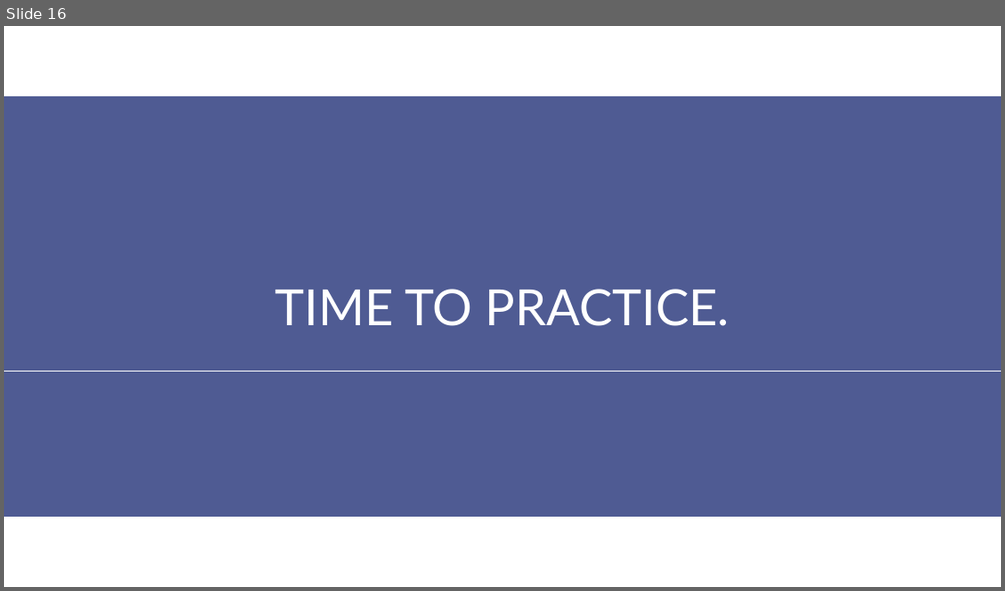
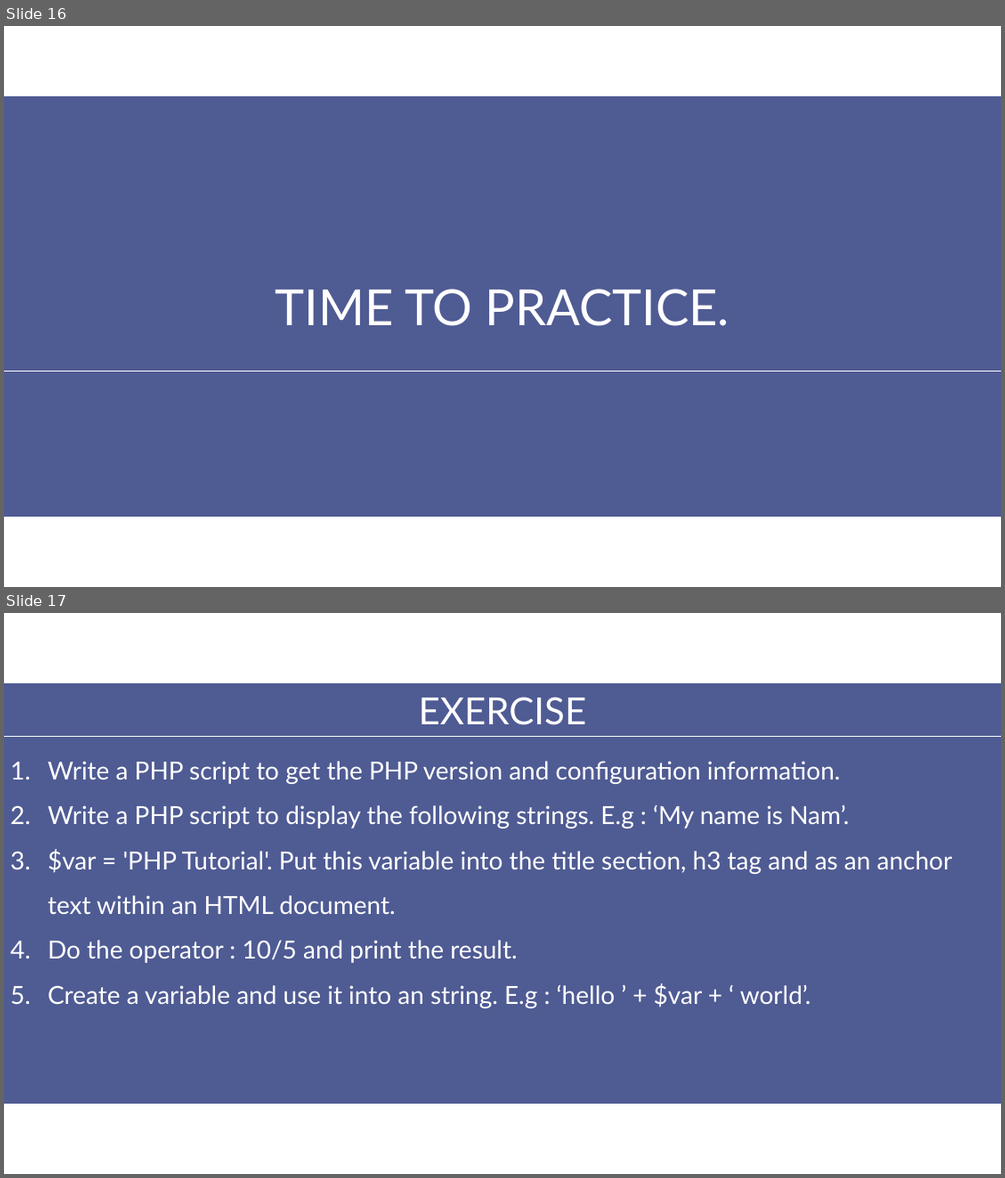
Before and after one commit to aptech-php/aptech-php-course, a slide deck: PHP/slides/1-PHP-Basic.pptx. Shown one above the other, each under a label of ours: slide 16 before the commit, slides 16 and 17 after it. The pictures are 1005x591 and 1005x1178 pixels, drawn with LibreOffice and Linux fonts; fonts in the diff are those of the drawing. Boxes give left, top, right and bottom in pixels: in the first picture for what was removed or moved away, otherwise in the second. Text is boxed around its words. In the diff, an @@ line names an element or a change of style, - is before the commit and + after.

```diff
--- a/PHP/slides/1-PHP-Basic.pptx
+++ b/PHP/slides/1-PHP-Basic.pptx
@@ slide 17 added at (4, 613, 1001, 1174), background #FFFFFF @@
@@ rectangle added at (4, 683, 1001, 1103), fill #4F5B93 @@
@@ text added at (419, 697, 587, 725), 36 pt, text #FFFFFF @@
+EXERCISE
@@ line added from (4, 737) to (1001, 737), #FFFFFF 0.5 pt @@
@@ text added at (48, 761, 953, 1008), 24 pt, text #FFFFFF @@
+1. Write a PHP script to get the PHP version and configuration information.
+2. Write a PHP script to display the following strings. E.g : ‘My name is Nam’.
+3. $var = 'PHP Tutorial'. Put this variable into the title section, h3 tag and as an anchor text within an HTML document.
+4. Do the operator : 10/5 and print the result.
+5. Create a variable and use it into an string. E.g : ‘hello ’ + $var + ‘ world’.
```
Also in this commit, not shown: 2 slides changed, 8 other files.
